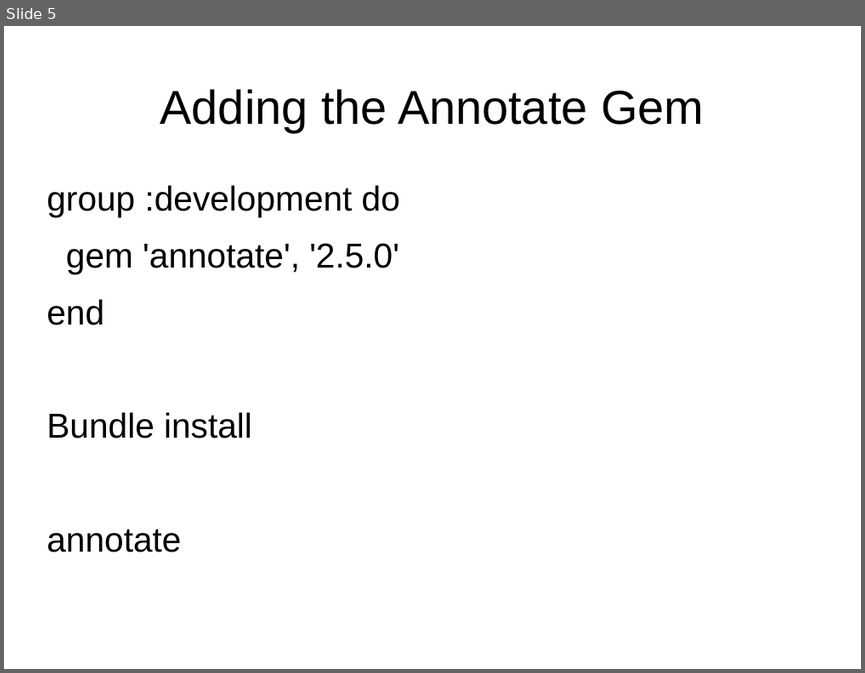
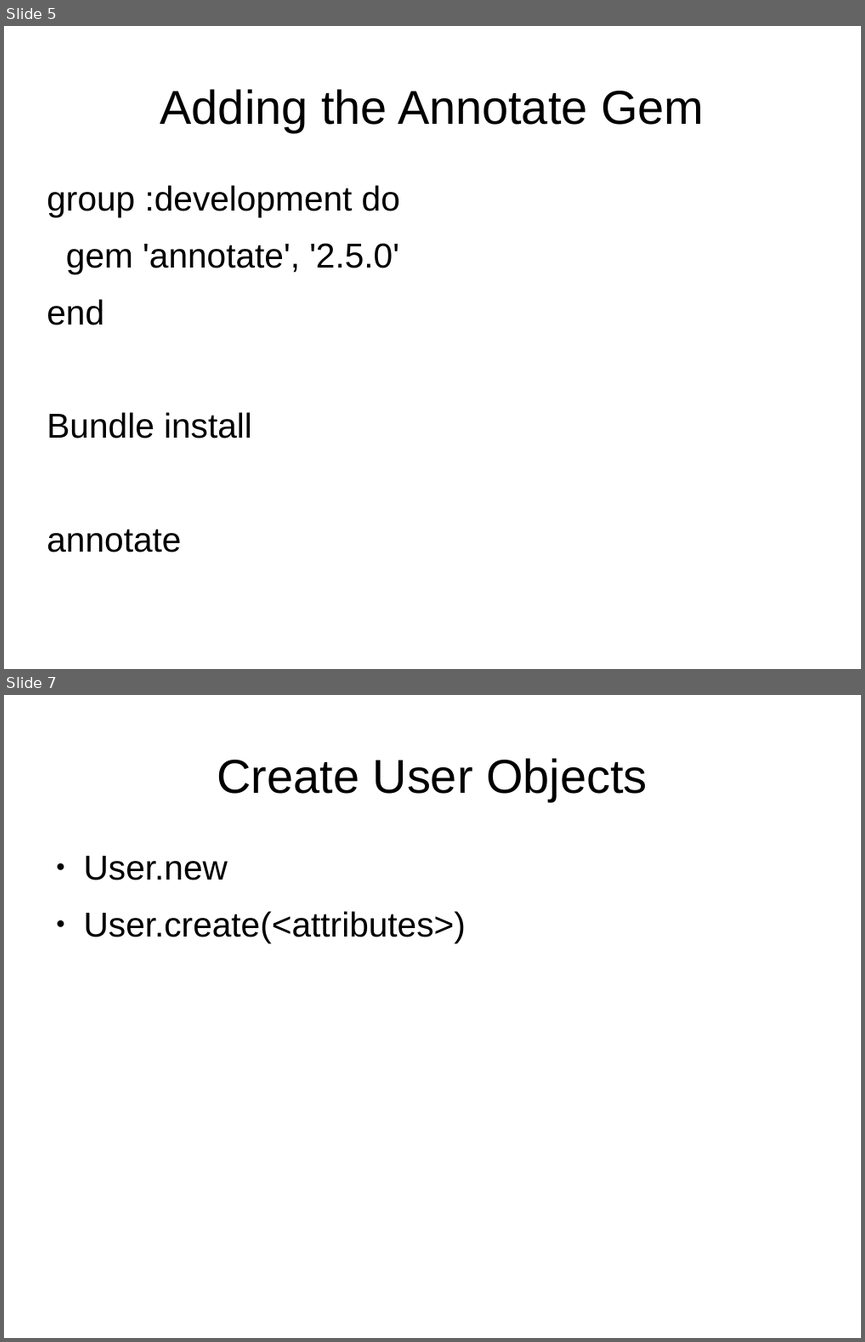
Before and after one commit to EmeraldCityProgrammingGroup/presentations-2013, a slide deck: ModelingUsers.odp. Shown one above the other, each under a label of ours: slide 5 before the commit, slides 5 and 7 after it; the slides between them are not shown. The pictures are 865x673 and 865x1342 pixels, drawn with LibreOffice and Linux fonts; fonts in the diff are those of the drawing. Boxes give left, top, right and bottom in pixels: in the first picture for what was removed or moved away, otherwise in the second. Text is boxed around its words. In the diff, an @@ line names an element or a change of style, - is before the commit and + after.

```diff
--- a/ModelingUsers.odp
+++ b/ModelingUsers.odp
@@ slide 7 added at [4, 695, 861, 1338], background #FFFFFF @@
@@ title added at [217, 758, 647, 801], 44 pt, text #000000 @@
+Create User Objects
@@ text added at [84, 856, 466, 943], 32 pt, text #000000 @@
+● User.new
+● User.create(<attributes>)
```
Also in this commit, not shown: 13 other slides added.
